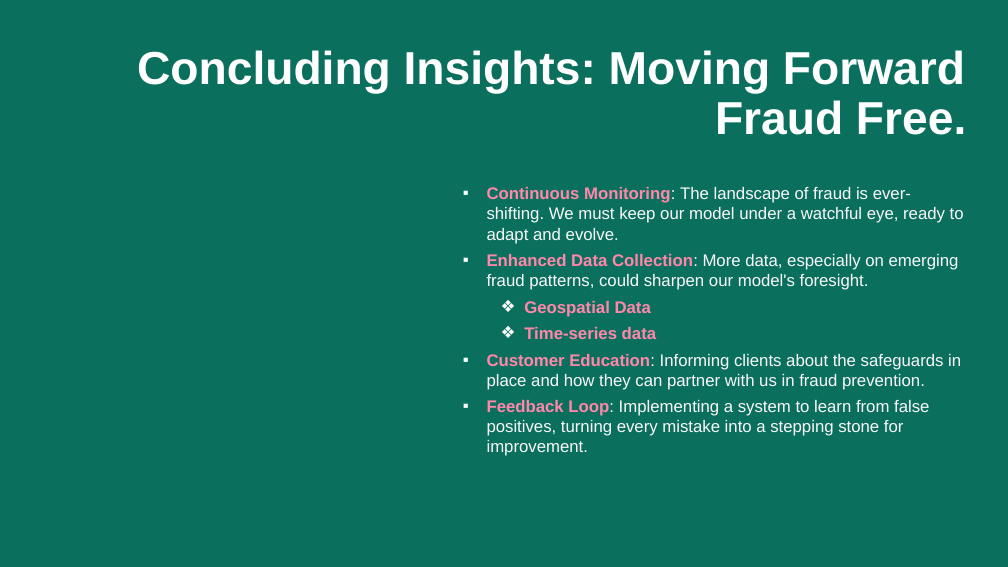
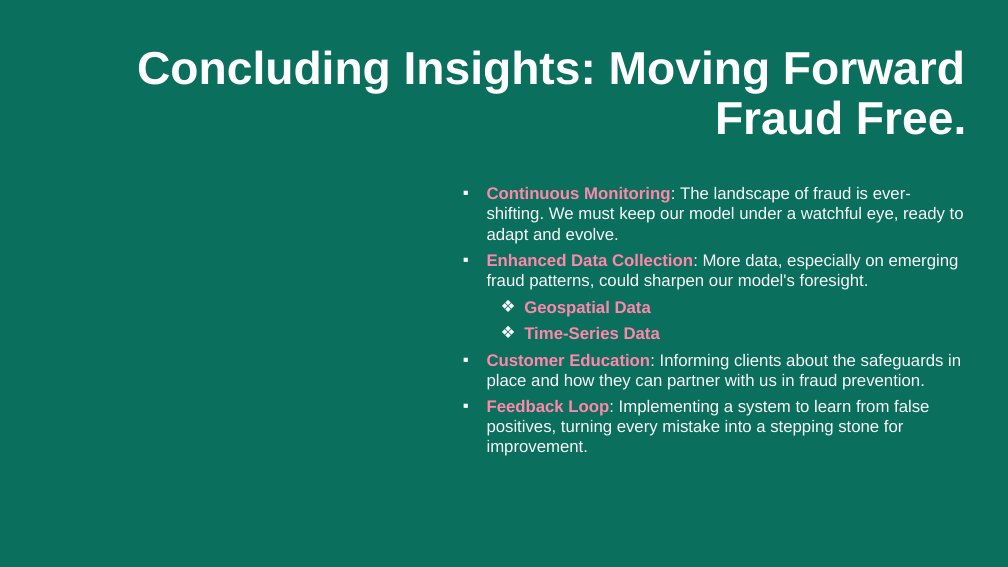
Before and after one commit to JanPretorius98/fraud-detect, a slide deck: slide 9 of final_presentation.pptx. Drawn at 1008x567 pixels with LibreOffice and Linux fonts; fonts in the diff are those of the drawing. Boxes give left, top, right and bottom in pixels: in the first picture for what was removed or moved away, otherwise in the second. Text is boxed around its words. In the diff, an @@ line names an element or a change of style, - is before the commit and + after.

Commit message:
Fixing small typos in presentation

```diff
--- a/final_presentation.pptx
+++ b/final_presentation.pptx
@@ text at (524,327,660,339): text changed @@
-  ❖ Time-series data
+  ❖ Time-Series Data
```
